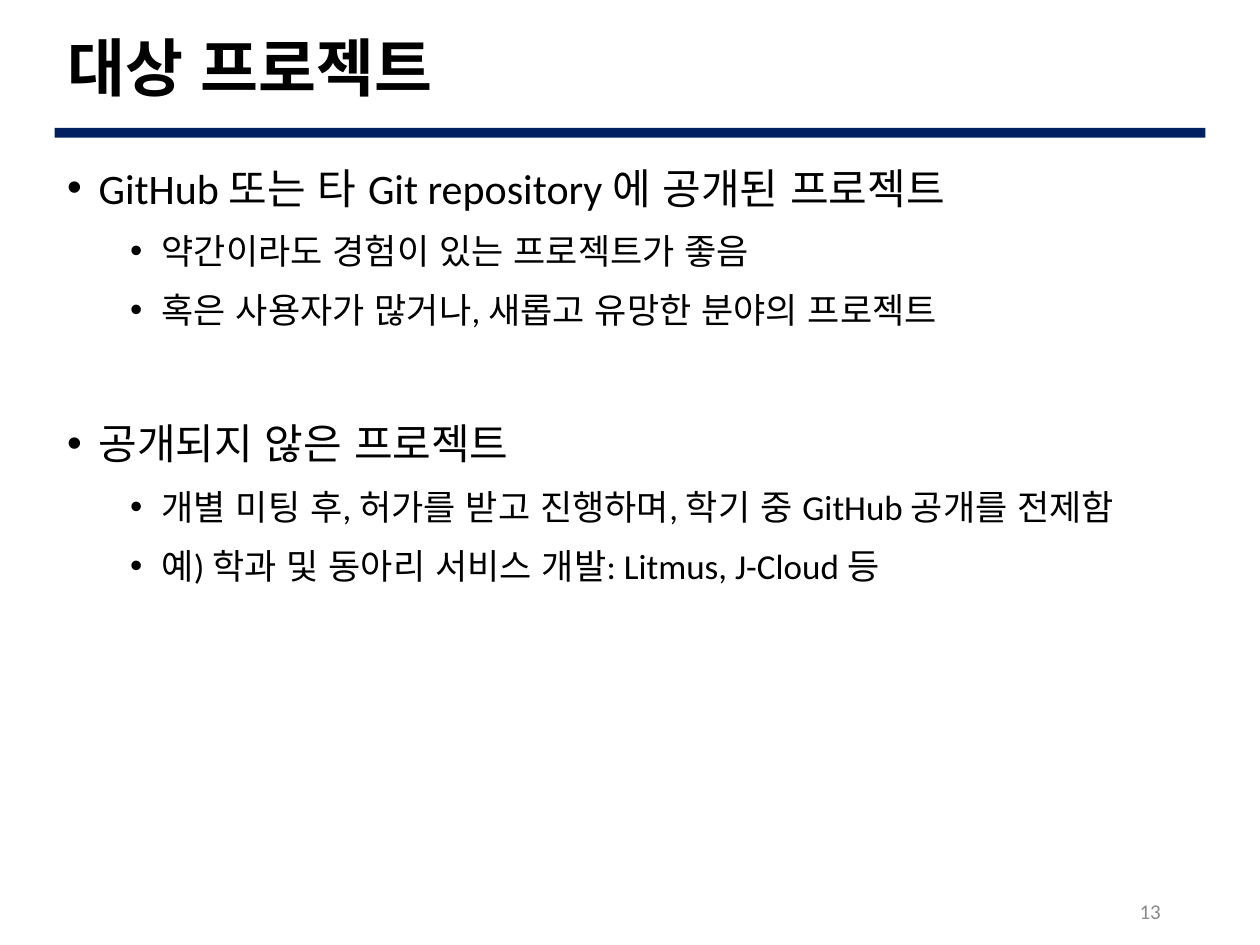
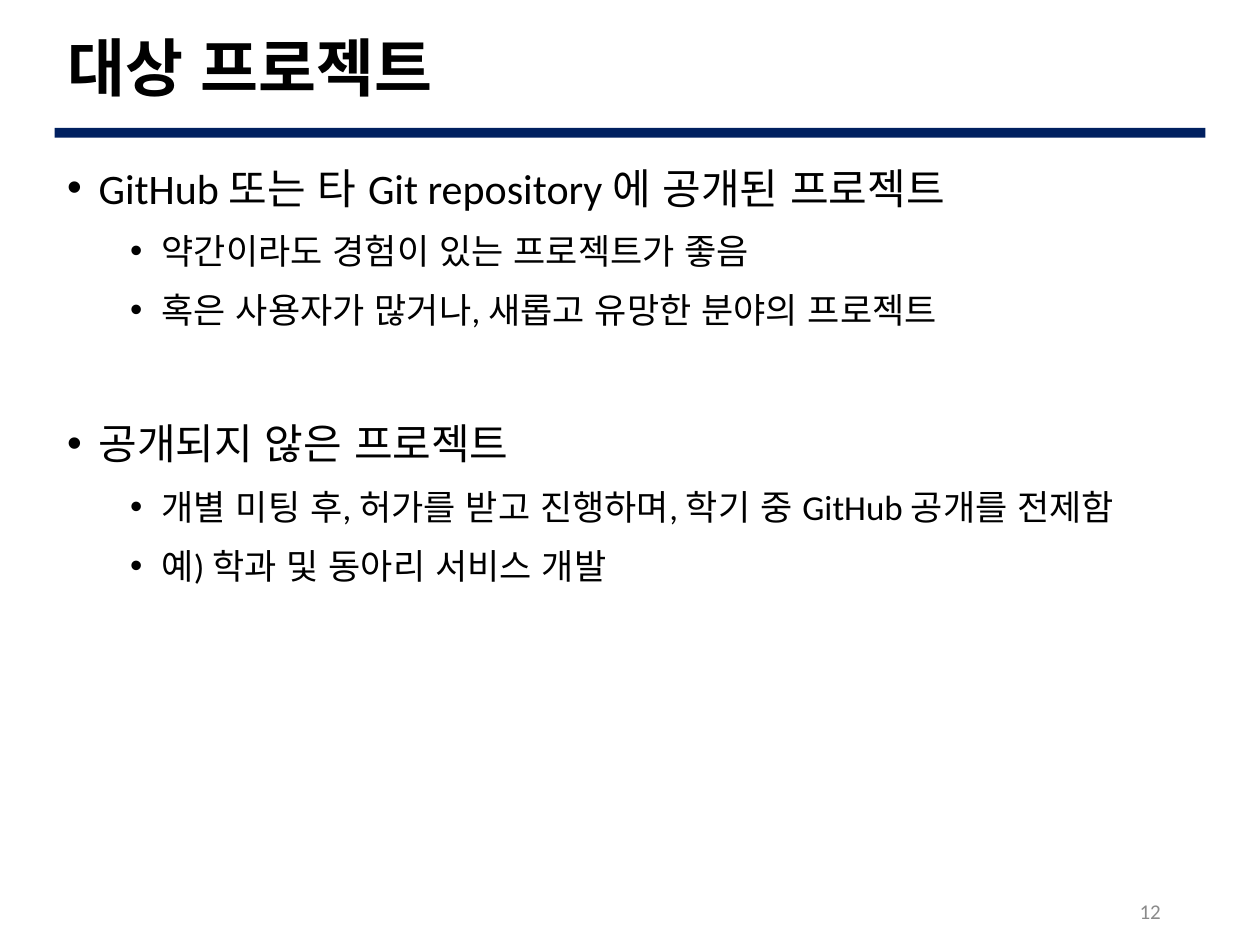
Before and after one commit to JBNU-JEduTools/osscourse, a slide deck: slide 12 of Slides 2020/4. Using Open Source SW.pptx (slide 13 before the commit). Drawn at 1260x945 pixels with LibreOffice and Linux fonts; fonts in the diff are those of the drawing; background and template pictures are left out. Boxes give left, top, right and bottom in pixels: in the first picture for what was removed or moved away, otherwise in the second. Text is boxed around its words. In the diff, an @@ line names an element or a change of style, - is before the commit and + after.

```diff
--- a/Slides 2020/4. Using Open Source SW.pptx
+++ b/Slides 2020/4. Using Open Source SW.pptx
@@ text at box(162, 550, 606, 584): text changed @@
-  • 예) 학과 및 동아리 서비스 개발: Litmus, J-Cloud 등
+  • 예) 학과 및 동아리 서비스 개발
@@ page number at box(1140, 905, 1161, 919): text changed @@
-13
+12
```
Also in this commit, not shown: 2 other slides changed, 1 slide removed, 4 other files.
